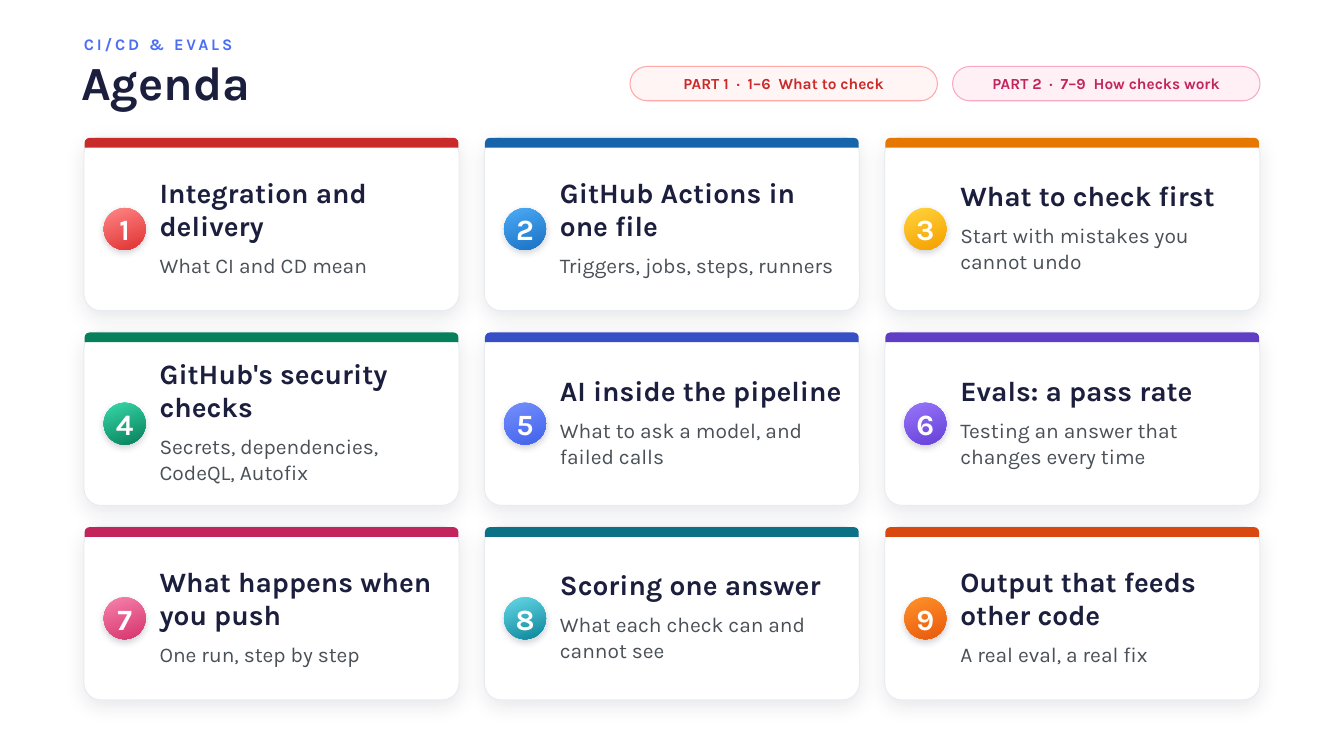
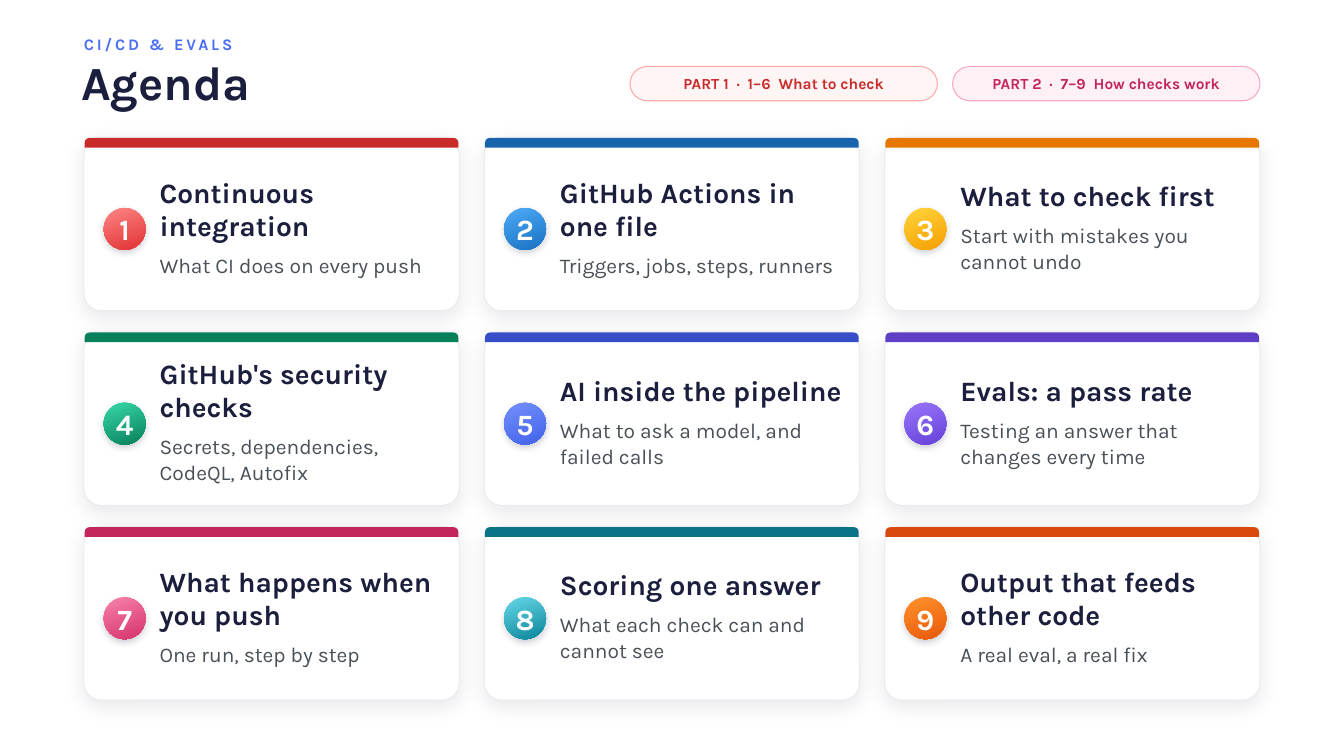
Before and after one commit to EnochOlaoye/ai-assisted-programming-module, a slide deck: slide 6 of lectures-and-labs/week10/cicd-lecture.pptx (slide 4 before the commit). Drawn at 1344x756 pixels with LibreOffice and Linux fonts; fonts in the diff are those of the drawing; background and template pictures are left out. Boxes give left, top, right and bottom in pixels: in the first picture for what was removed or moved away, otherwise in the second. Text is boxed around its words. In the diff, an @@ line names an element or a change of style, - is before the commit and + after.

```diff
--- a/lectures-and-labs/week10/cicd-lecture.pptx
+++ b/lectures-and-labs/week10/cicd-lecture.pptx
@@ text at [160, 183, 422, 278]: text changed @@
-Integration and delivery
-What CI and CD mean
+Continuous integration
+What CI does on every push
```
Also in this commit, not shown: 8 other slides changed, 7 slides added, 3 slides removed, 6 other files.
